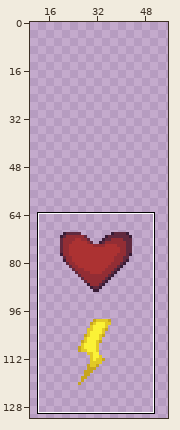
File history of a pixel-art file, src/concept/sprite/gui2.aseprite. Above, an overview of the earlier version with the close-up marked.
Close-up. Before the edit:
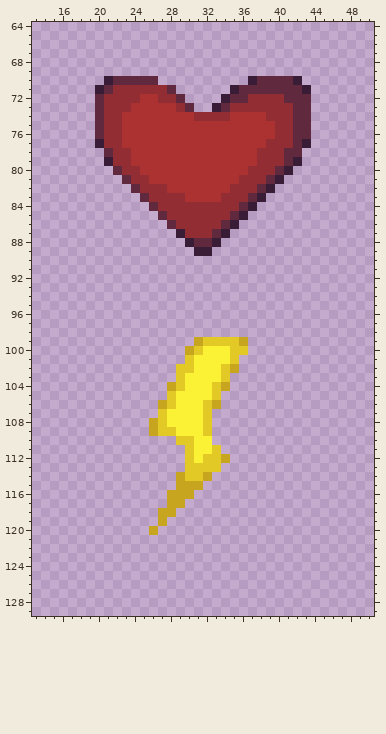
480x270 pixels, 1 frame. Colours within 5 levels of each other are drawn and written as one. Shown: x 13..50, y 64..129. The wide view leaves out empty margins. The commit also changed other parts of the picture, which this record leaves out.
Now the later version:
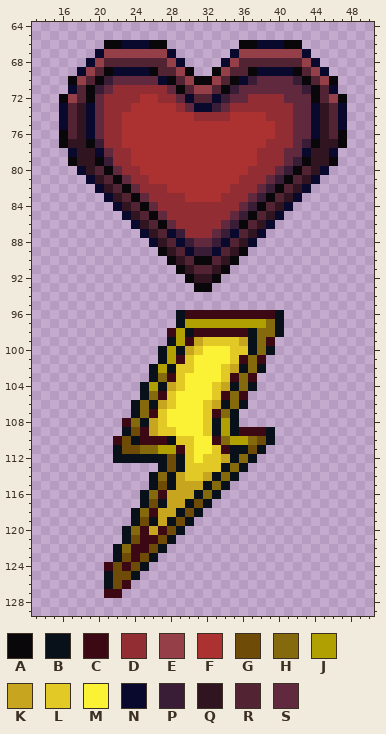
Palette (. is transparent): A #090709  B #081119  C #3c0814  D #932d34  E #954048  F #ac3232  G #6e4c08  H #84690d  J #b1a002  K #c7a51e  L #e2c926  M #fbf236  N #09092e  P #391c36  Q #301521  R #522333  S #60293e
The edit:
layer "Layer 6" now shown
Layer "Layer 6":
y 66: x 21..27 ....... -> AANNNAA; x 36..42 ....... -> AANNNAA
y 67: x 20..28 ......... -> NEEEEEEEN; x 35..43 ......... -> NEEEEEEEN
y 68: x 19..29 ........... -> NERRRRRRREN; x 34..44 ........... -> NERRRRRRREN
y 69: x 18..30 ............. -> NERANNNNARREA; x 33..45 ............. -> AERRANNNNAREN
y 70: x 17..20 .... -> AERA; x 27..36 .......... -> NAREAAERAN; x 43..46 .... -> AREA
y 71: x 17..19 ... -> NRA; x 29..34 ...... -> AREERA; x 44..46 ... -> ARN
y 72: x 16..19 .... -> AERA; x 30..33 .... -> NRRN; x 44..47 .... -> AREA
y 73: x 16..19 .... -> NRQN; x 31..32 .. -> NN; x 44..47 .... -> NQRN
y 74..75: x 16..19 .... -> NRQN; x 44..47 .... -> NQRN
y 76: x 16..19 .... -> ARQN; x 44..47 .... -> NQRA
y 77: x 16..19 .... -> AQQA; x 44..47 .... -> AQQA
y 78: x 17..20 .... -> NQQN; x 43..46 .... -> NQQN
y 79: x 17..20 .... -> AQQA; x 43..46 .... -> AQQA
y 80: x 18..21 .... -> NQRA; x 42..45 .... -> ARQN
y 81: x 19..22 .... -> NQRA; x 41..44 .... -> ARQN
y 82: x 20..23 .... -> NQRA; x 40..43 .... -> ARQN
y 83: x 21..24 .... -> NQRA; x 39..42 .... -> ARQN
y 84: x 22..25 .... -> NQRA; x 38..41 .... -> ARQN
y 85: x 23..26 .... -> NQRA; x 37..40 .... -> ARQN
y 86: x 24..27 .... -> NQRA; x 36..39 .... -> ARQN
y 87: x 25..28 .... -> NQRN; x 35..38 .... -> NRQN
y 88: x 26..29 .... -> NQRN; x 34..37 .... -> NRQN
y 89: x 27..30 .... -> AQRN; x 33..36 .... -> NRQA
y 90: x 28..35 ........ -> AQRAARQA
y 91: x 29..34 ...... -> AQRRQA
y 92: x 30..33 .... -> AQQA
y 93: x 31..32 .. -> AA
y 96: x 29..40 ............ -> BCCCCCCCCCCB
y 97: x 29..40 ............ -> BJJJJJJJJJHB
y 98: x 28..40 ............. -> CJBCCCCCCBHHB
y 99: x 28..30 ... -> BJC; x 37..39 ... -> BHC
y 100: x 27..29 ... -> BJB; x 37..39 ... -> BHB
y 101: x 27..29 ... -> BJC; x 36..38 ... -> CHC
y 102: x 26..28 ... -> BJB; x 36..38 ... -> BHB
y 103: x 26..28 ... -> BHC; x 35..37 ... -> CHC
y 104: x 25..27 ... -> BJB; x 35..37 ... -> BHB
y 105: x 25..27 ... -> BHC; x 34..36 ... -> CHC
y 106: x 24..26 ... -> BHB; x 34..36 ... -> BHB
y 107: x 24..26 ... -> BHC; x 33..35 ... -> CHB
y 108: x 23..25 ... -> CHB; x 33..35 ... -> BJB
y 109: x 23..25 ... -> BGC; x 33..39 ....... -> BJBCCCB
y 110: x 22..28 ....... -> CGBCCCB; x 33..39 ....... -> CHJJHGB
y 111: x 22..29 ........ -> BGGHHJJC; x 34..38 ..... -> CBBGB
y 112: x 22..29 ........ -> BBBBBBGB; x 35..37 ... -> BHB
y 113: x 27..29 ... -> BGB; x 34..36 ... -> BHB
y 114: x 26..28 ... -> BHB; x 33..35 ... -> BHB
y 115: x 26..28 ... -> BGB; x 32..34 ... -> BHB
y 116: x 25..27 ... -> BHC; x 31..33 ... -> BHB
y 117: x 25..27 ... -> BGB; x 30..32 ... -> BGB
y 118: x 24..26 ... -> BHC; x 29..31 ... -> BGB
y 119: x 24..26 ... -> BGB; x 28..30 ... -> BGB
y 120: x 23..25 ... -> BHC; x 27..29 ... -> CGB
y 121: x 23..28 ...... -> BGCCGB
y 122: x 22..27 ...... -> BHCCGB
y 123: x 22..26 ..... -> BGCGB
y 124: x 21..25 ..... -> CGCGB
y 125: x 21..24 .... -> BGGB
y 126: x 21..23 ... -> BGC
y 127: x 21..22 .. -> CC
Pixel boxes of the changes (left, top, right, bottom) in both close-ups:
added: (59, 40, 347, 598)
